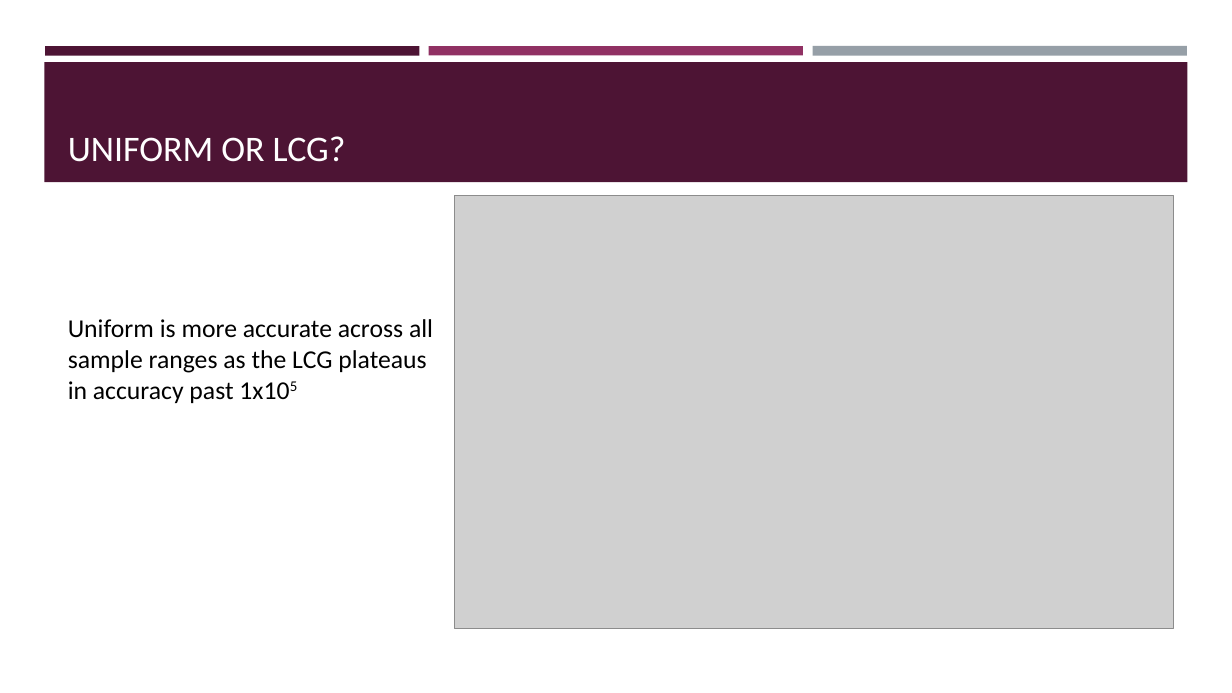
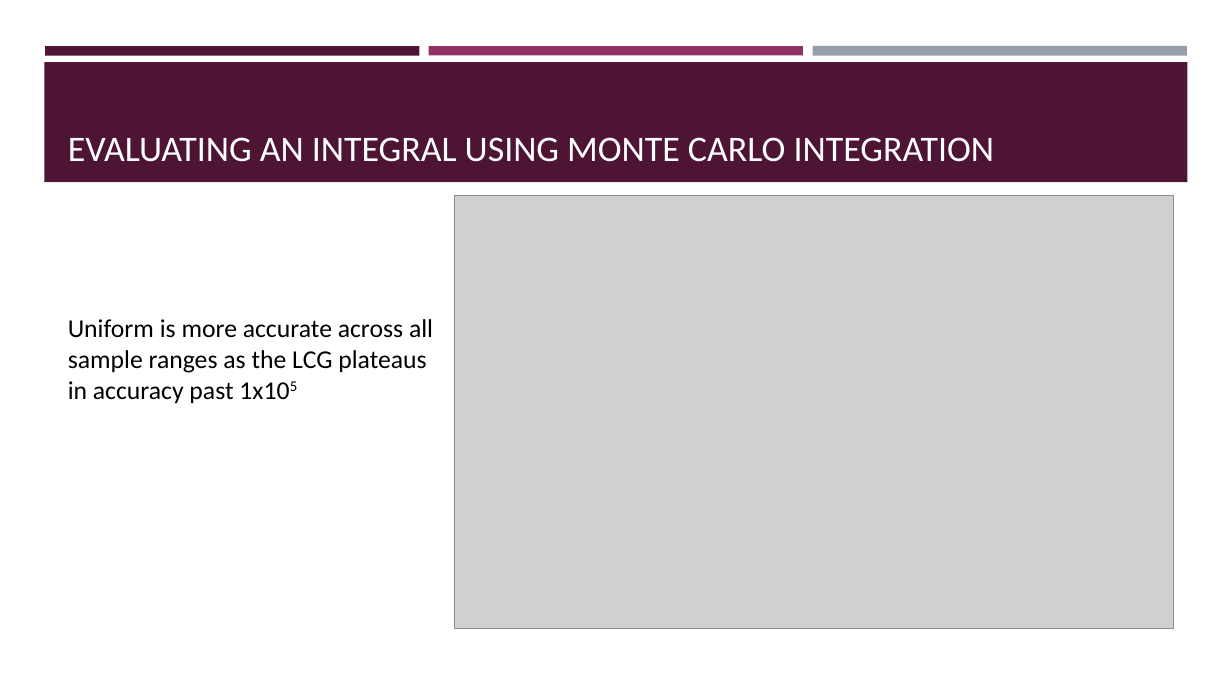
Before and after one commit to eoiniritium/jateb-course-work, a slide deck: slide 10 of presentation.pptx (slide 7 before the commit). Drawn at 1232x693 pixels with LibreOffice and Linux fonts; fonts in the diff are those of the drawing; grey boxes stand for pictures. Boxes give left, top, right and bottom in pixels: in the first picture for what was removed or moved away, otherwise in the second. Text is boxed around its words. In the diff, an @@ line names an element or a change of style, - is before the commit and + after.

```diff
--- a/presentation.pptx
+++ b/presentation.pptx
@@ title at (68,137,994,162): text changed @@
-UNIFORM OR LCG?
+EVALUATING AN INTEGRAL USING MONTE CARLO INTEGRATION
```
Also in this commit, not shown: 1 other slide changed, 3 slides added.
